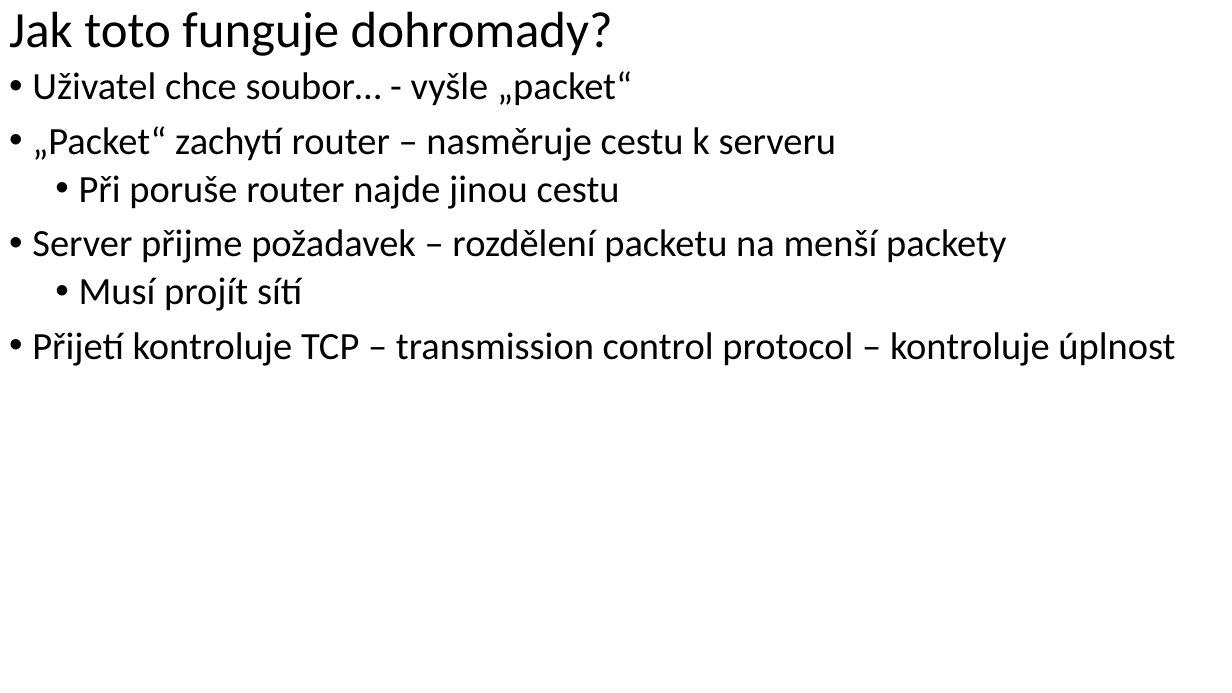
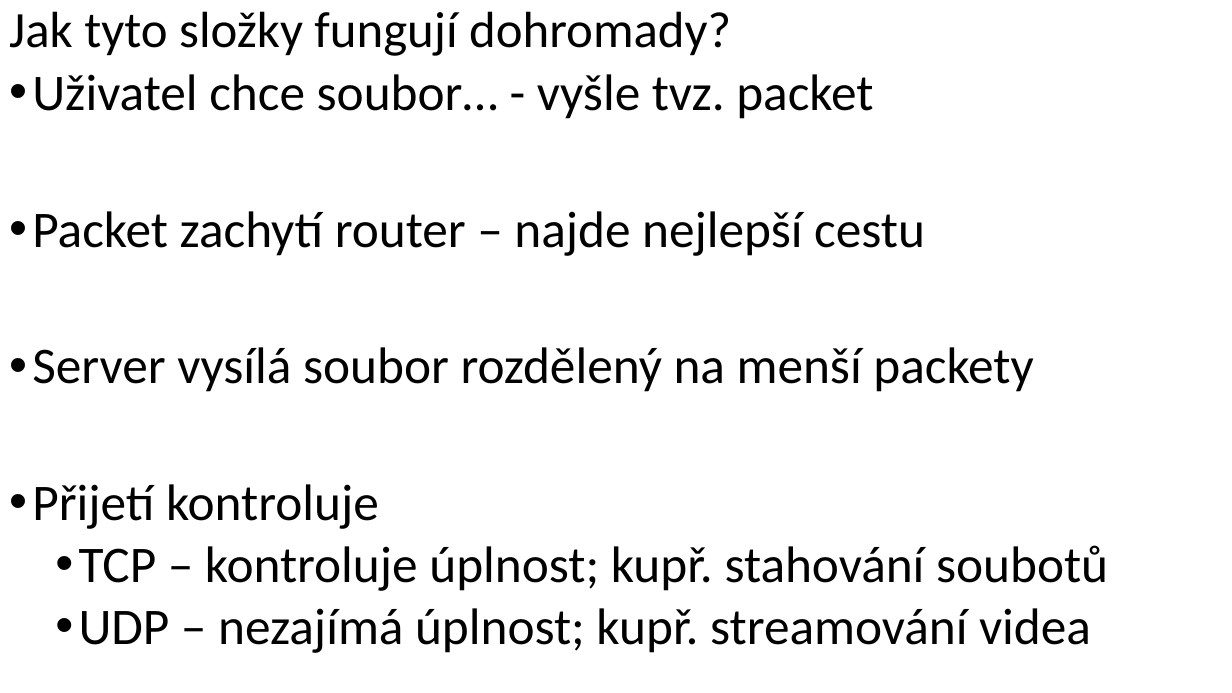
Before and after one commit to GLProgrammer/PrincipFungovaniInternetu, a slide deck: slide 7 of Princip fungvání internetu.pptx. Drawn at 1232x693 pixels with LibreOffice and Linux fonts; fonts in the diff are those of the drawing; background and template pictures are left out. Boxes give left, top, right and bottom in pixels: in the first picture for what was removed or moved away, otherwise in the second. Text is boxed around its words. In the diff, an @@ line names an element or a change of style, - is before the commit and + after.

Commit message:
Final

```diff
--- a/Princip fungvání internetu.pptx
+++ b/Princip fungvání internetu.pptx
@@ title at [9, 11, 731, 56]: text changed @@
-Jak toto funguje dohromady?
+Jak tyto složky fungují dohromady?
@@ text at [32, 74, 1108, 653]: text changed; size 30 to 40 pt @@
-• Uživatel chce soubor… - vyšle „packet“
-• „Packet“ zachytí router – nasměruje cestu k serveru
-  • Při poruše router najde jinou cestu
-• Server přijme požadavek – rozdělení packetu na menší packety
-  • Musí projít sítí
-• Přijetí kontroluje TCP – transmission control protocol – kontroluje úplnost
+• Uživatel chce soubor… - vyšle tvz. packet
+• Packet zachytí router – najde nejlepší cestu
+• Server vysílá soubor rozdělený na menší packety
+• Přijetí kontroluje
+  • TCP – kontroluje úplnost; kupř. stahování soubotů
+  • UDP – nezajímá úplnost; kupř. streamování videa
```
Also in this commit, not shown: 5 other slides changed, 2 slides added.
